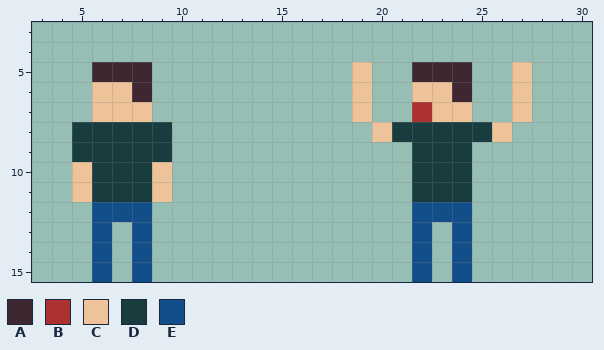
Edited in one commit: pixel-art sprite (assets/characters/civilian_spritesheet.png). That is the earlier state.
The file is 32x16 pixels. Shown: x 3..30, y 3..15.
Palette (. is transparent): A #3e2731  B #ac3232  C #eec39a  D #193c3e  E #124e89
Pixels before, first column x 5:
 5 .AAA..........C..AAA..C
 6 .CCA..........C..CCA..C
 7 .CCC..........C..BCC..C
 8 DDDDD..........CDDDDDC.
 9 DDDDD............DDD...
10 CDDDC............DDD...
11 CDDDC............DDD...
12 .EEE.............EEE...
13 .E.E.............E.E...
14 .E.E.............E.E...
15 .E.E.............E.E...
Once edited:
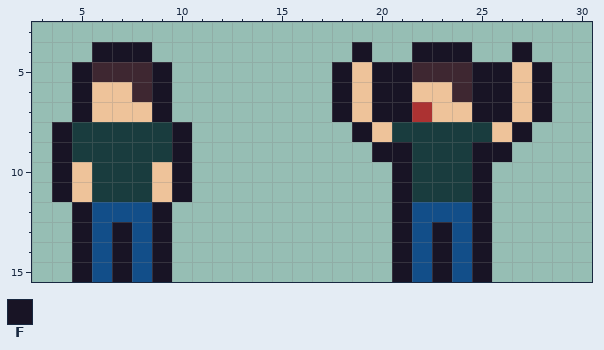
Colours new in this view: F #181425
What changed:
The edit adds colour F in row 4 at x 6 to 8, 19, 22 to 24 and 27; in rows 5 to 7 at x 5, 9, 18, 20 to 21, 25 to 26 and 28; in row 8 at x 4, 10, 19 and 27; in row 9 at x 4, 10, 20 to 21 and 25 to 26; in rows 10 to 11 at x 4, 10, 21 and 25; in row 12 at x 5, 9, 21 and 25.
The edit adds colour F in rows 13 to 15 at x 5, 7, 9, 21, 23 and 25.
Pixel boxes of the changes (left, top, right, bottom) in both pictures:
added: (52, 42, 192, 282)
added: (332, 42, 552, 282)
